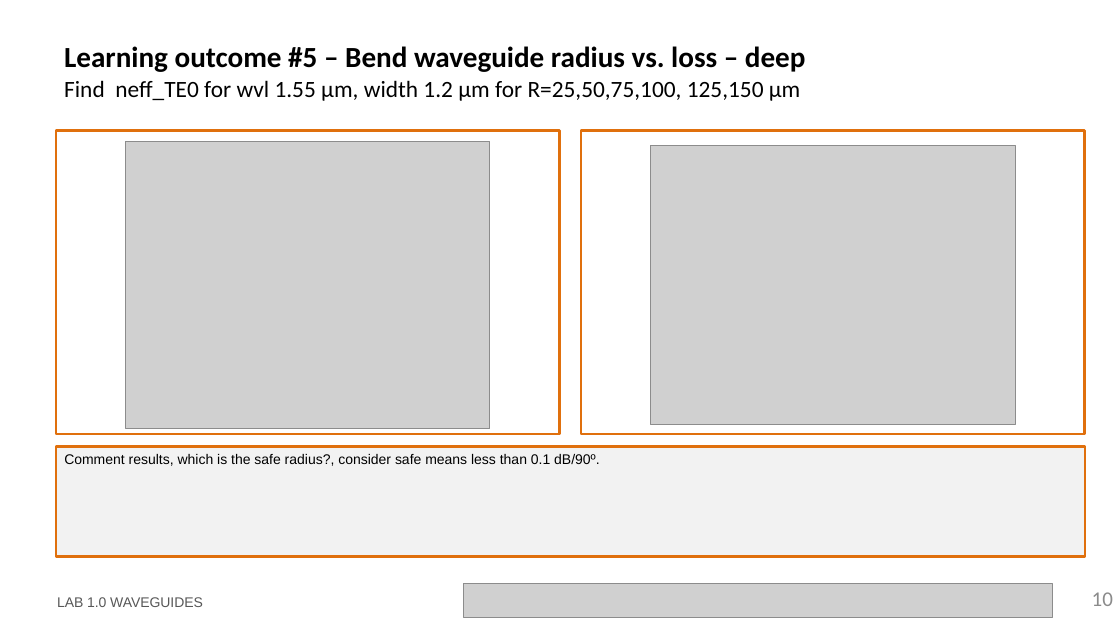
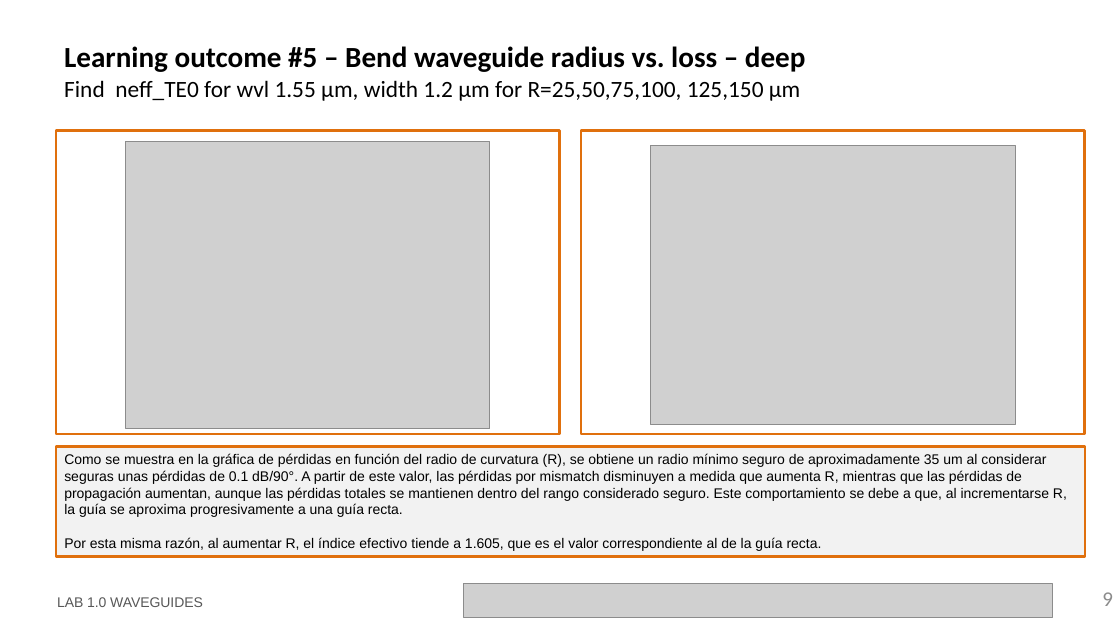
Before and after one commit to jllanoh/cifoin-lab1, a slide deck: slide 9 of LabBook_10.pptx (slide 10 before the commit). Drawn at 1120x630 pixels with LibreOffice and Linux fonts; fonts in the diff are those of the drawing; grey boxes stand for pictures; background and template pictures are left out. Boxes give left, top, right and bottom in pixels: in the first picture for what was removed or moved away, otherwise in the second. Text is boxed around its words. In the diff, an @@ line names an element or a change of style, - is before the commit and + after.

```diff
--- a/LabBook_10.pptx
+++ b/LabBook_10.pptx
@@ text in rectangle at (x1=64, y1=453, x2=1067, y2=551): text changed @@
-Comment results, which is the safe radius?, consider safe means less than 0.1 dB/90º.
+Como se muestra en la gráfica de pérdidas en función del radio de curvatura (R), se obtiene un radio mínimo seguro de aproximadamente 35 um al considerar seguras unas pérdidas de 0.1 dB/90°. A partir de este valor, las pérdidas por mismatch disminuyen a medida que aumenta R, mientras que las pérdidas de propagación aumentan, aunque las pérdidas totales se mantienen dentro del rango considerado seguro. Este comportamiento se debe a que, al incrementarse R, la guía se aproxima progresivamente a una guía recta.
+Por esta misma razón, al aumentar R, el índice efectivo tiende a 1.605, que es el valor correspondiente al de la guía recta.
@@ page number at (x1=1102, y1=592, x2=1113, y2=606): text changed @@
-10
+9
```
Also in this commit, not shown: 10 other slides changed, 1 slide removed, 1 other file.
